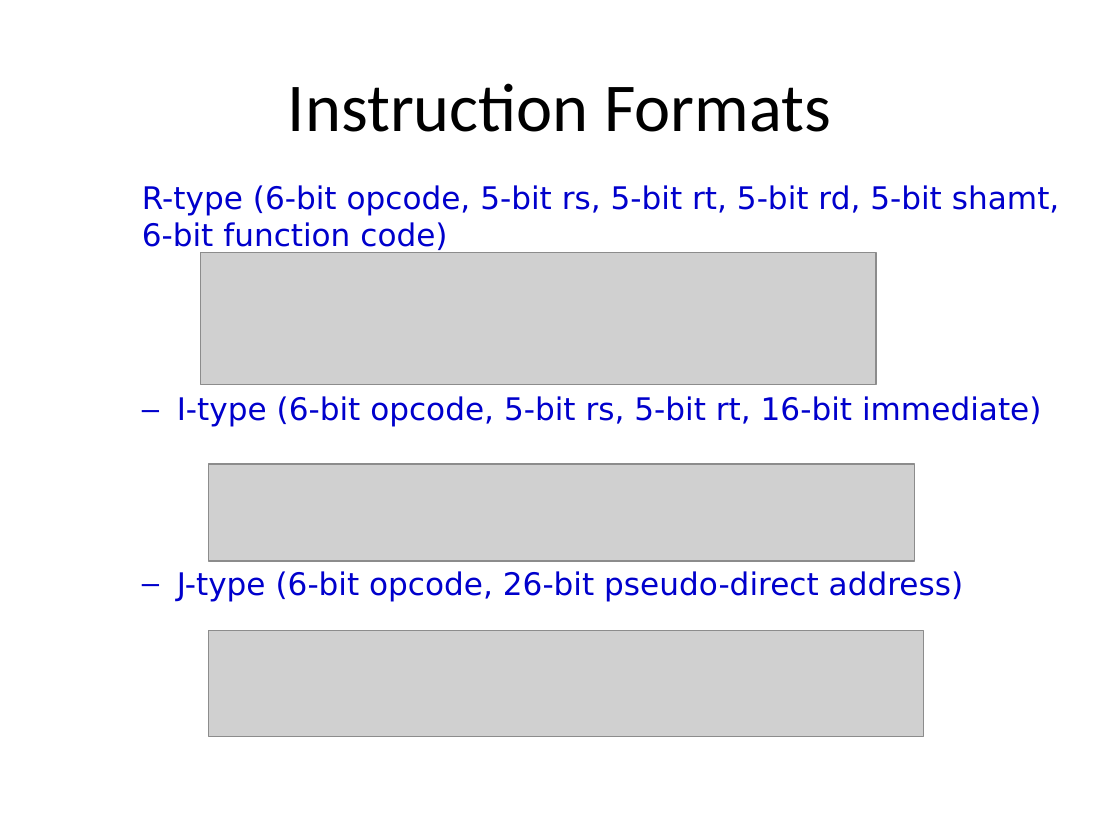
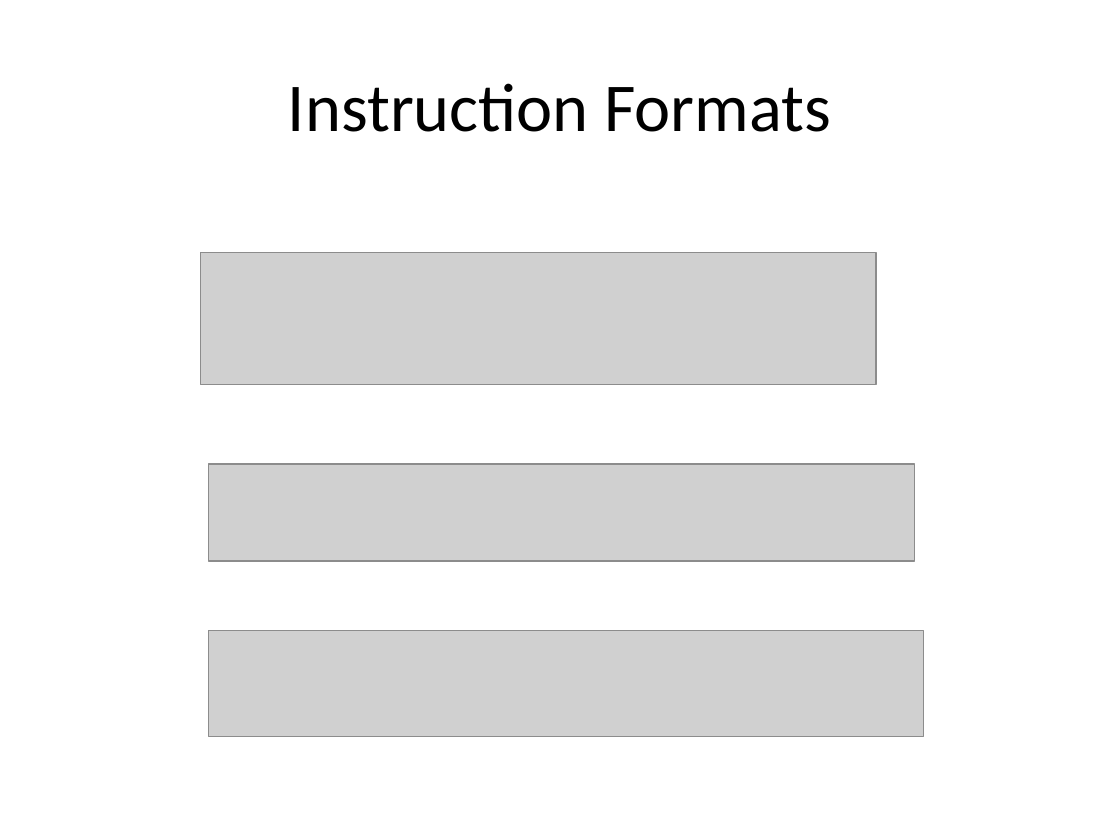
Before and after one commit to afozbek/2019-Bahar, a slide deck: slide 2 of Bilgisayar-Mimarisi-Slaytlar/Uygulama_1.pptx. Drawn at 1120x840 pixels with LibreOffice and Linux fonts; fonts in the diff are those of the drawing; grey boxes stand for pictures. Boxes give left, top, right and bottom in pixels: in the first picture for what was removed or moved away, otherwise in the second. Text is boxed around its words. In the diff, an @@ line names an element or a change of style, - is before the commit and + after.

```diff
--- a/Bilgisayar-Mimarisi-Slaytlar/Uygulama_1.pptx
+++ b/Bilgisayar-Mimarisi-Slaytlar/Uygulama_1.pptx
@@ text removed at [142,185,1059,601] @@
-  R-type (6-bit opcode, 5-bit rs, 5-bit rt, 5-bit rd, 5-bit shamt, 6-bit function code)
-  – I-type (6-bit opcode, 5-bit rs, 5-bit rt, 16-bit immediate)
-  – J-type (6-bit opcode, 26-bit pseudo-direct address)
```
Also in this commit, not shown: 6 other slides changed, 2 slides added, 2 slides removed, 3 other files.
